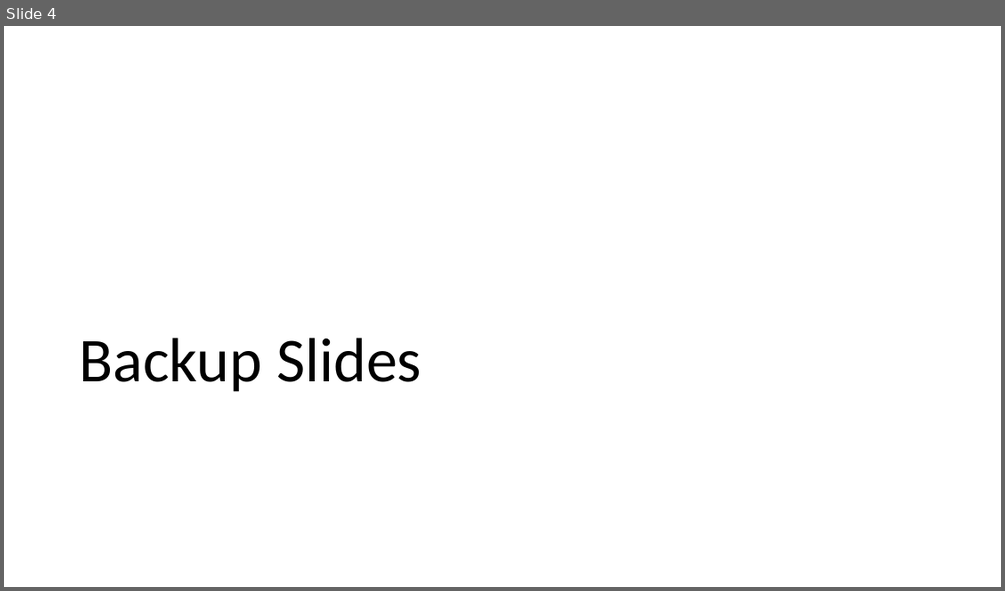
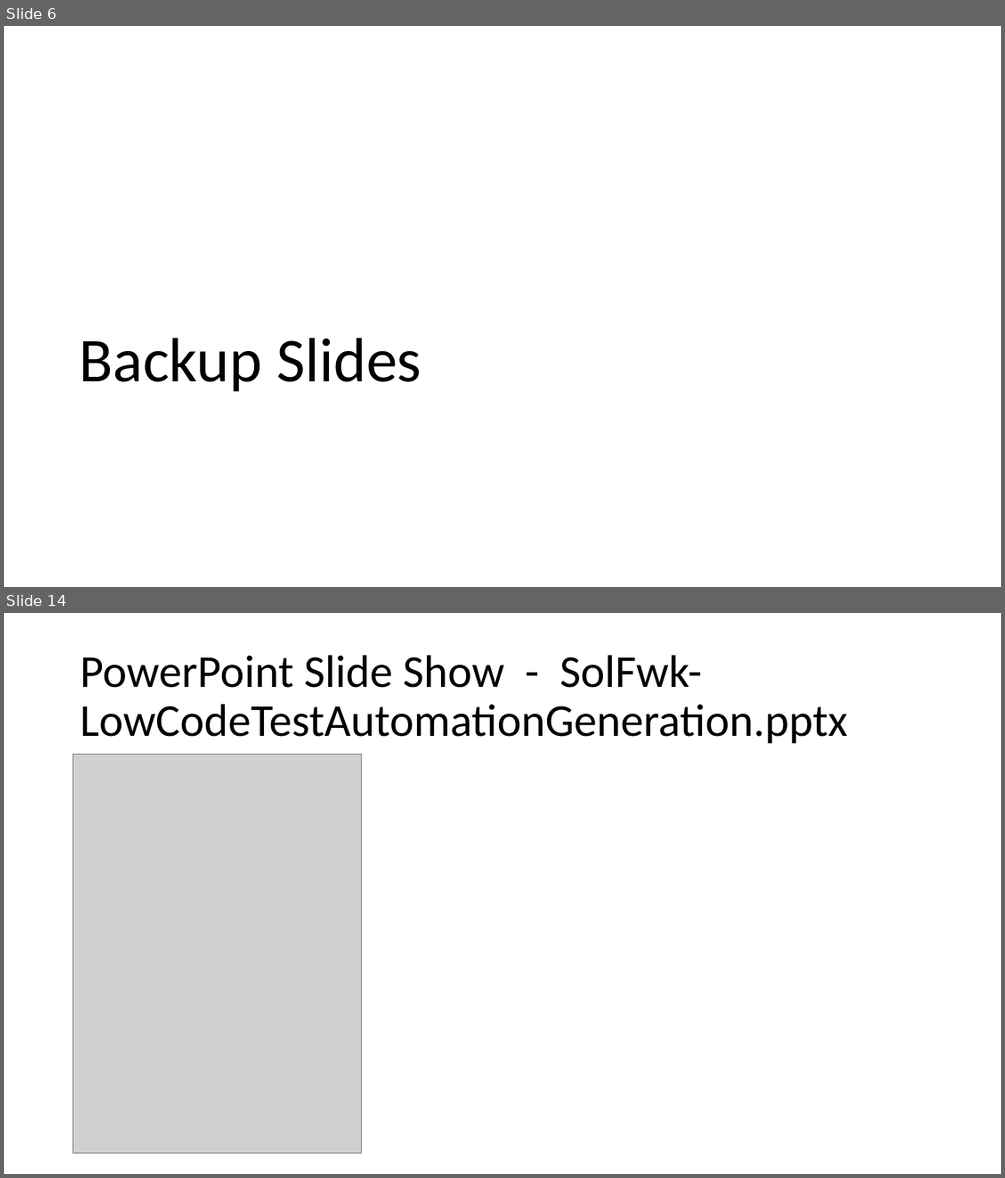
Before and after one commit to DannySaro/CA-DevTest-Solution-Patterns, a slide deck: SolFwk-LCTAG-LowCodeTestAutomationGeneration/Documentation/SolFwk-LowCodeTestAutomationGeneration.pptx. Shown one above the other, each under a label of ours: slide 4 before the commit, slides 6 and 14 after it; the slides between them are not shown. The pictures are 1005x591 and 1005x1178 pixels, drawn with LibreOffice and Linux fonts; fonts in the diff are those of the drawing; grey boxes stand for pictures. Boxes give left, top, right and bottom in pixels: in the first picture for what was removed or moved away, otherwise in the second. Text is boxed around its words. In the diff, an @@ line names an element or a change of style, - is before the commit and + after.

```diff
--- a/SolFwk-LCTAG-LowCodeTestAutomationGeneration/Documentation/SolFwk-LowCodeTestAutomationGeneration.pptx
+++ b/SolFwk-LCTAG-LowCodeTestAutomationGeneration/Documentation/SolFwk-LowCodeTestAutomationGeneration.pptx
@@ slide 14 added at box(4, 613, 1001, 1174), background #FFFFFF @@
@@ title added at box(80, 655, 848, 744), 44 pt, text #000000 @@
+PowerPoint Slide Show - SolFwk-LowCodeTestAutomationGeneration.pptx
@@ picture added at box(73, 755, 362, 1153) @@
@@ what was slide 4 is now slide 6 @@
```
Also in this commit, not shown: 1 slide changed, 15 other slides added, 2 other files.
